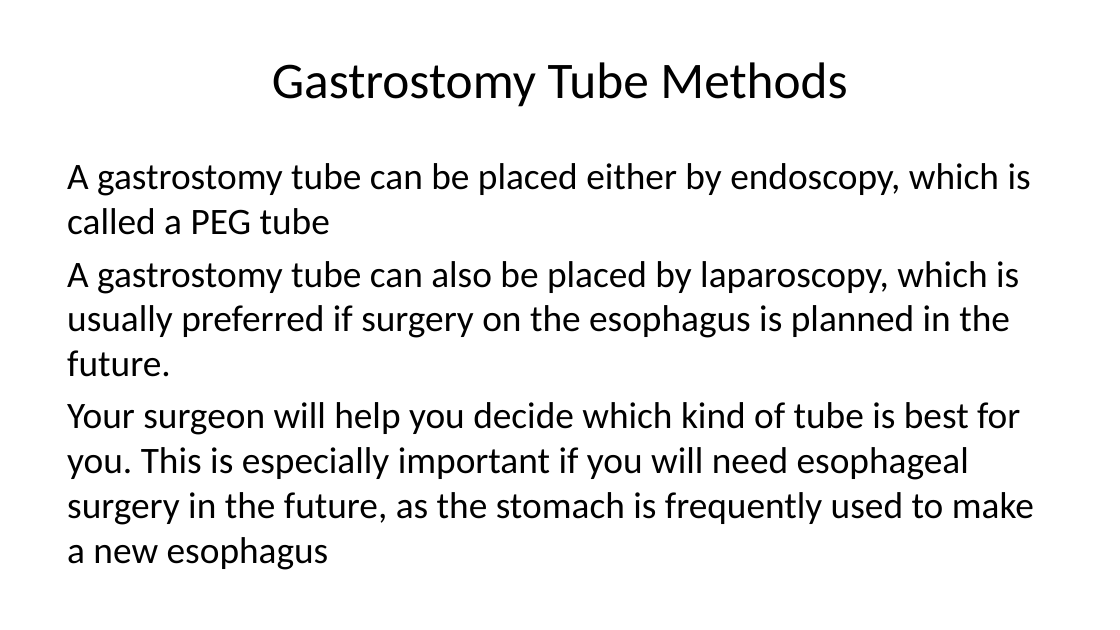
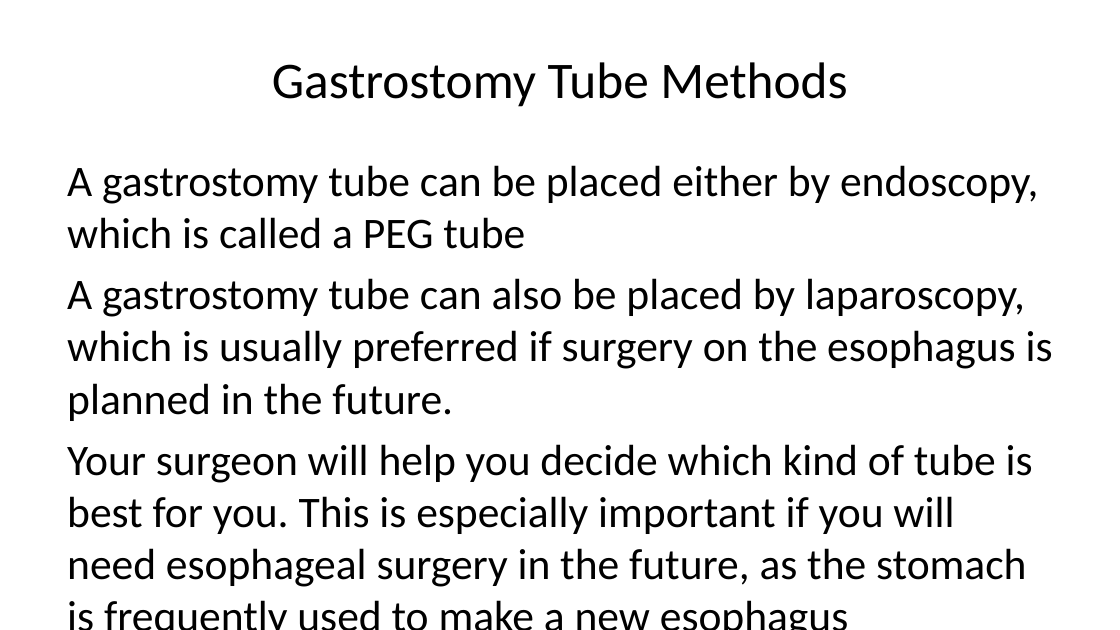
Before and after one commit to jcsalo/patient_education, a slide deck: slide 5 of lci_nutrition.pptx. Drawn at 1120x630 pixels with LibreOffice and Linux fonts; fonts in the diff are those of the drawing. Boxes give left, top, right and bottom in pixels: in the first picture for what was removed or moved away, otherwise in the second. Text is boxed around its words. In the diff, an @@ line names an element or a change of style, - is before the commit and + after.

```diff
--- a/lci_nutrition.pptx
+++ b/lci_nutrition.pptx
@@ text "A gastrostomy tube can be ..." at bbox=[67, 165, 1053, 587]: size 24 to 28 pt @@
```
Also in this commit, not shown: 6 other slides changed, 45 other files.
